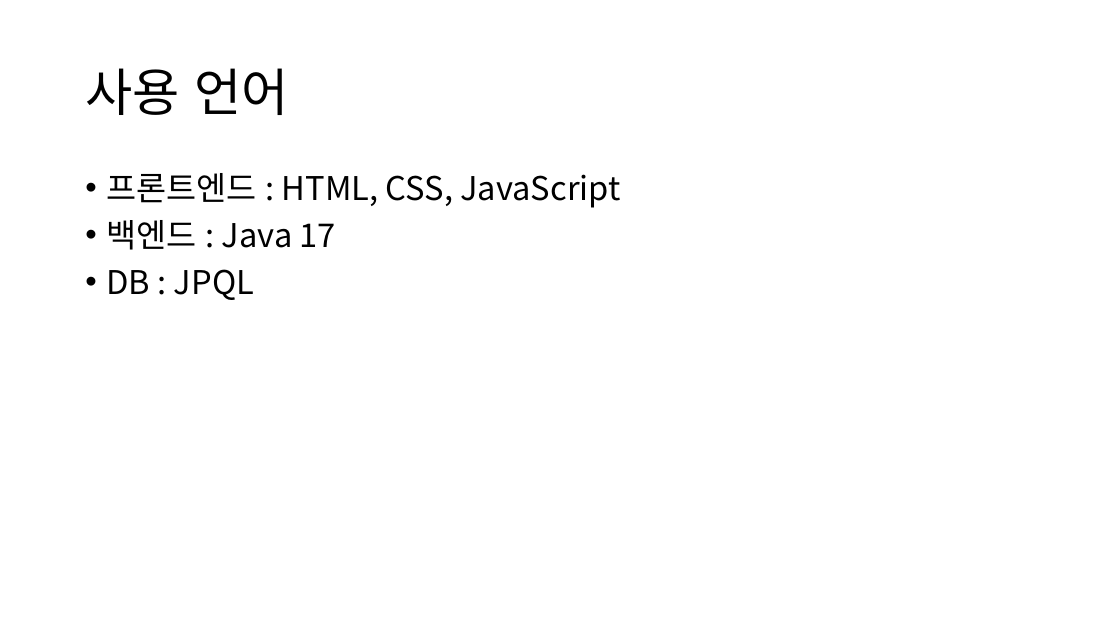
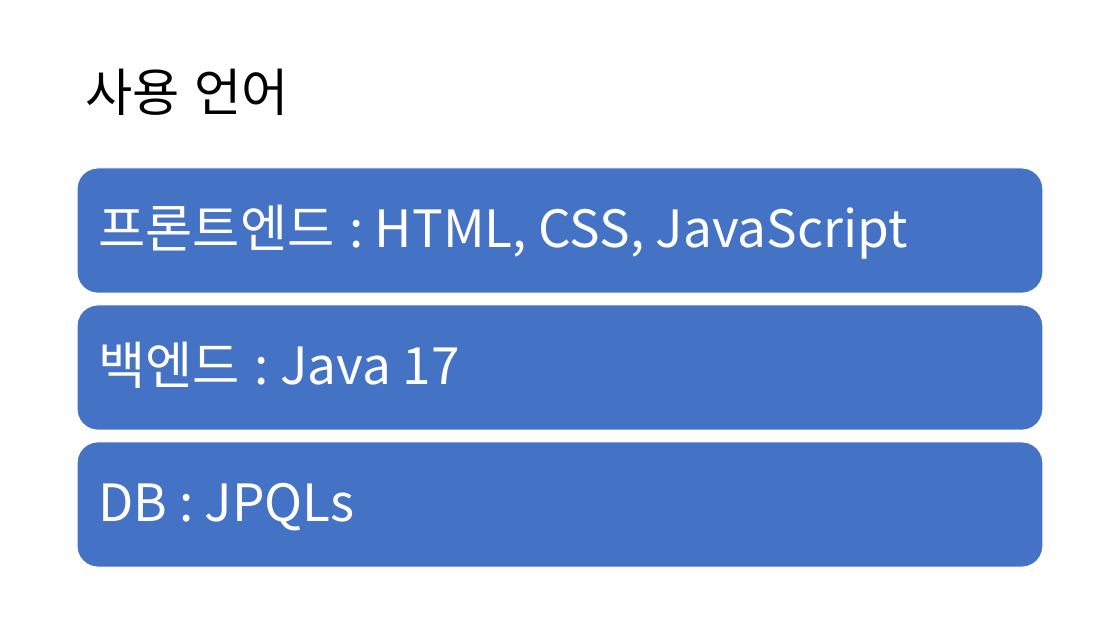
Before and after one commit to Son2kwon/SE_Project, a slide deck: slide 2 of Non-Coding-Region/SE_project 동영상 용 PPT.pptx. Drawn at 1120x630 pixels with LibreOffice and Linux fonts; fonts in the diff are those of the drawing. Boxes give left, top, right and bottom in pixels: in the first picture for what was removed or moved away, otherwise in the second. Text is boxed around its words. In the diff, an @@ line names an element or a change of style, - is before the commit and + after.

```diff
--- a/Non-Coding-Region/SE_project 동영상 용 PPT.pptx
+++ b/Non-Coding-Region/SE_project 동영상 용 PPT.pptx
@@ text removed at (106,173,620,300) @@
-• 프론트엔드 : HTML, CSS, JavaScript
-• 백엔드 : Java 17
-• DB : JPQL
@@ group added at (77,168,1044,567): 3 rounded rectangles, 3 texts @@
+프론트엔드 : HTML, CSS, JavaScript
+백엔드 : Java 17
+DB : JPQLs
```
Also in this commit, not shown: 3 other slides changed, 25 slides added, 1 slide removed.
